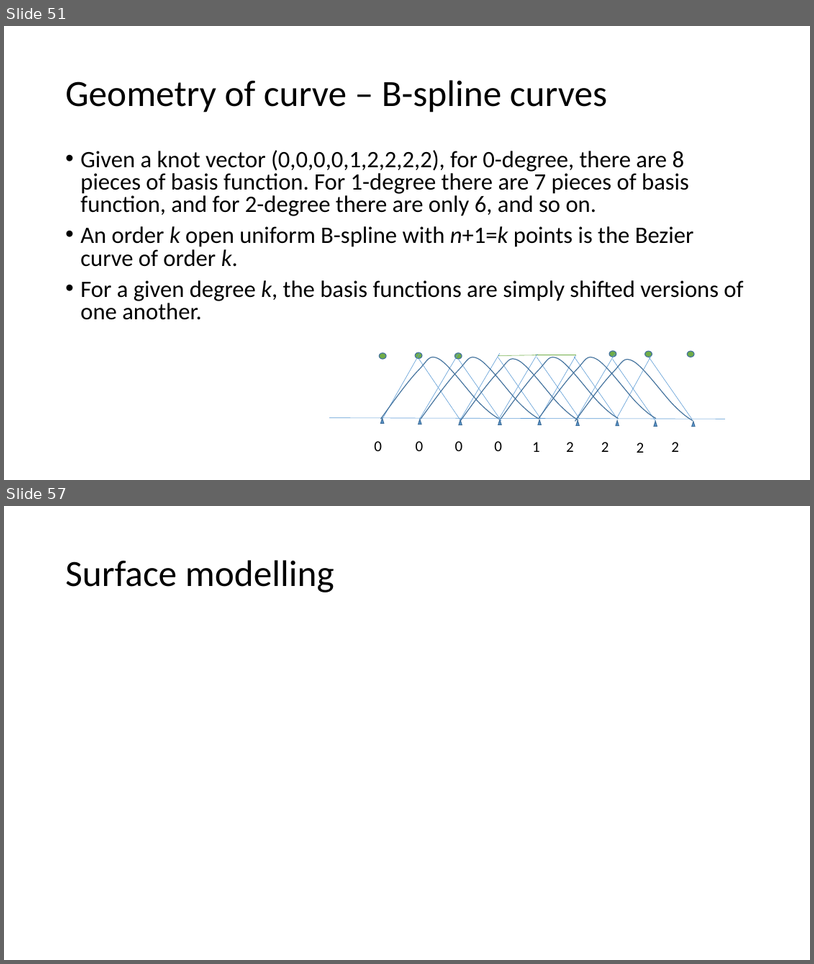
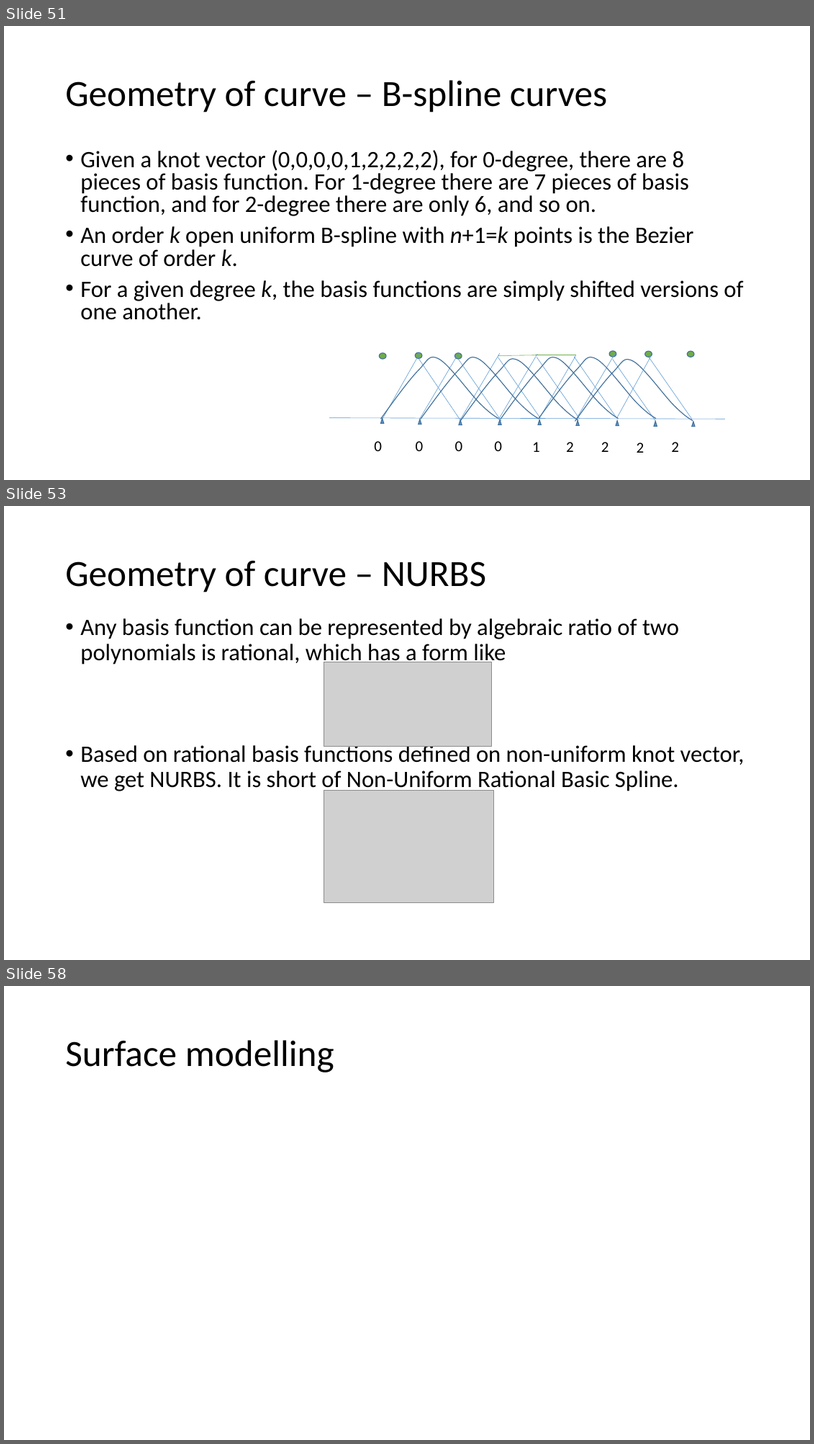
Before and after one commit to Jinny-Ching/cad_cam_course, a slide deck: CAD_CAM.pptx. Shown one above the other, each under a label of ours: slides 51 and 57 before the commit, slides 51, 53 and 58 after it; the slides between them are not shown. The pictures are 814x964 and 814x1444 pixels, drawn with LibreOffice and Linux fonts; fonts in the diff are those of the drawing; grey boxes stand for pictures. Boxes give left, top, right and bottom in pixels: in the first picture for what was removed or moved away, otherwise in the second. Text is boxed around its words. In the diff, an @@ line names an element or a change of style, - is before the commit and + after.

```diff
--- a/CAD_CAM.pptx
+++ b/CAD_CAM.pptx
@@ slide 53 added at (x1=4, y1=506, x2=810, y2=960), background #FFFFFF @@
@@ title added at (x1=65, y1=561, x2=486, y2=592), 44 pt, text #000000 @@
+Geometry of curve – NURBS
@@ text added at (x1=80, y1=618, x2=745, y2=793), 28 pt, text #000000 @@
+• Any basis function can be represented by algebraic ratio of two polynomials is rational, which has a form like
+• Based on rational basis functions defined on non-uniform knot vector, we get NURBS. It is short of Non-Uniform Rational Basic Spline.
@@ picture added at (x1=324, y1=662, x2=491, y2=746) @@
@@ picture added at (x1=324, y1=790, x2=494, y2=902) @@
@@ what was slide 57 is now slide 58 @@
```
Also in this commit, not shown: 3 slides changed, 2 other slides added, 2 slides removed.
